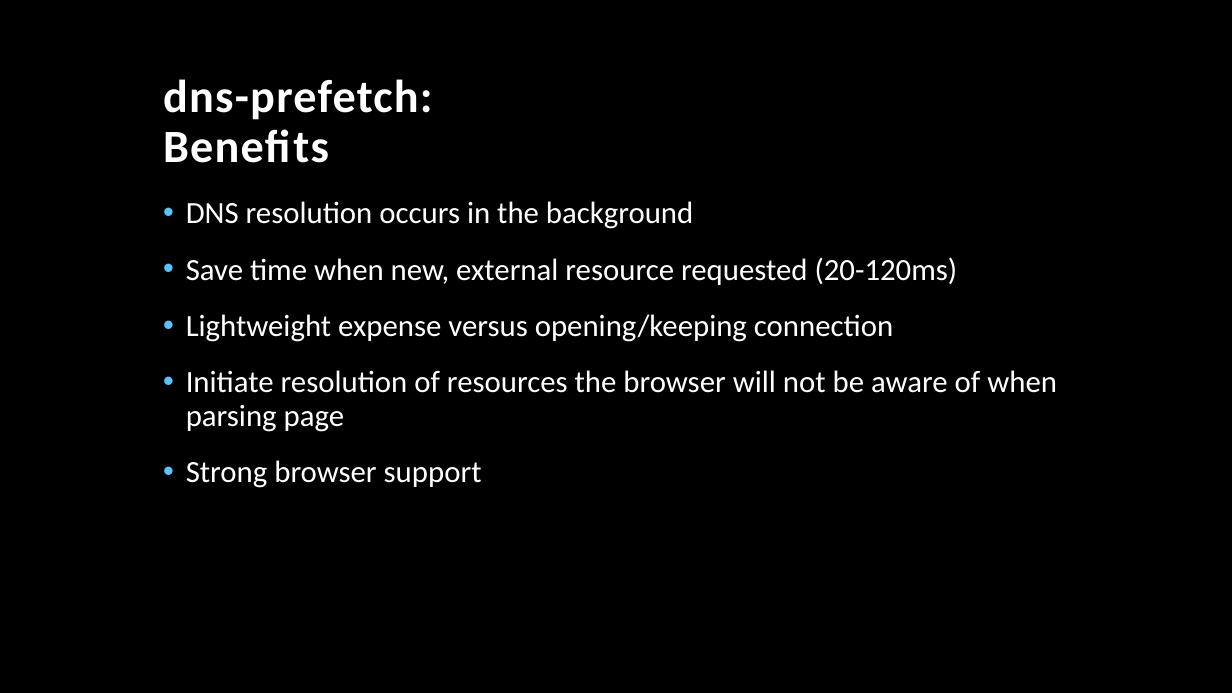
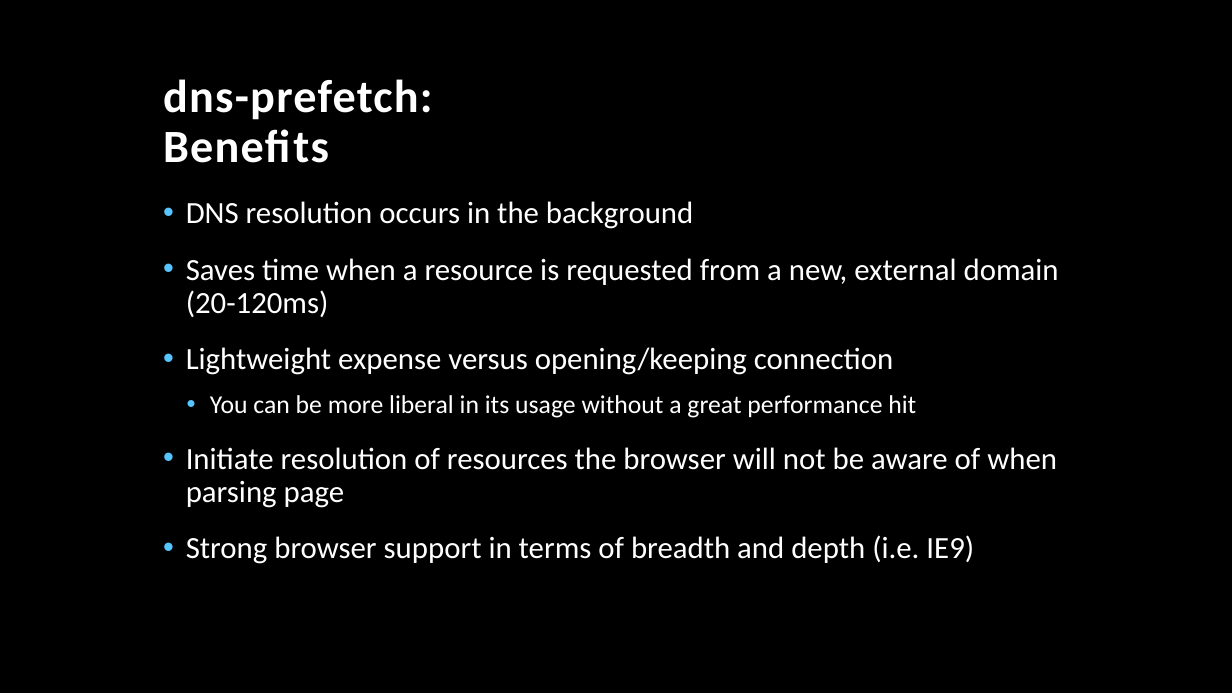
Before and after one commit to TonyMangino/html-resource-hints, a slide deck: slide 9 of Resource Hints.pptx (slide 8 before the commit). Drawn at 1232x693 pixels with LibreOffice and Linux fonts; fonts in the diff are those of the drawing; background and template pictures are left out. Boxes give left, top, right and bottom in pixels: in the first picture for what was removed or moved away, otherwise in the second. Text is boxed around its words. In the diff, an @@ line names an element or a change of style, - is before the commit and + after.

```diff
--- a/Resource Hints.pptx
+++ b/Resource Hints.pptx
@@ text at [186, 258, 1059, 317]: text changed @@
-• Save time when new, external resource requested (20-120ms)
+• Saves time when a resource is requested from a new, external domain (20-120ms)
@@ text at [210, 395, 916, 418]: paragraph added @@
+  • You can be more liberal in its usage without a great performance hit
@@ text at [186, 535, 974, 564]: text changed @@
-• Strong browser support
+• Strong browser support in terms of breadth and depth (i.e. IE9)
```
Also in this commit, not shown: 53 other slides changed, 5 slides added, 11 slides removed.
